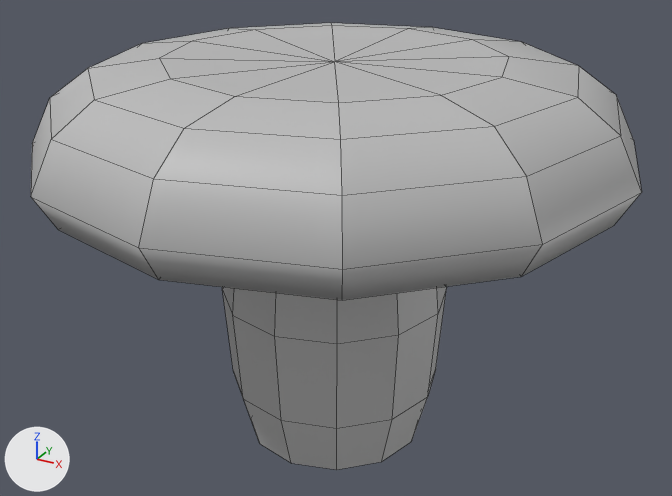
The FBX model BearPrototypes/Assets/Objects/Big_Mushroom.fbx as it was, and as the next commit left it.
Both versions are drawn from a 50 mm lens placed at (5.16, -9.35, 7.19), pointed at (0.0, 0.04, 2.5). The axes (+X, +Y, +Z) are drawn at lower left. The lights are the same throughout. Mesh edges are drawn as thin lines. Where no turn or scale is listed for an object, it has been applied to the vertices.

Names of what the first picture shows: 'BigMushroom'.
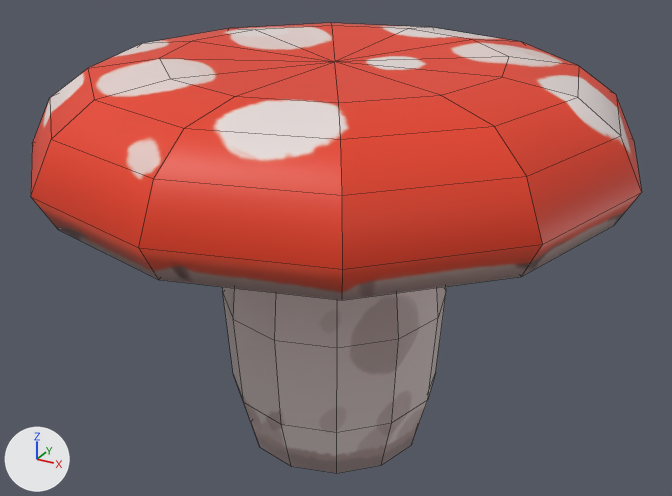
Pixel boxes (x1, y1, x2, y2) of what changed, in the pictures (672 x 496 px):
'BigMushroom', reshaped: before (31, 23, 642, 470); after (31, 23, 642, 473)
part 1 of me_mesh, cut back: before (222, 287, 446, 470); after (223, 287, 446, 473)
part 2 of me_mesh, recoloured (grey to red): (31, 23, 642, 300) in both

Patch to the scene script:
```diff
--- a/BearPrototypes/Assets/Objects/Big_Mushroom.fbx.py
+++ b/BearPrototypes/Assets/Objects/Big_Mushroom.fbx.py
@@ img_misc_png @@
+img_misc_png = load_image('Misc.png', '../../../GameModels/Misc.png', 1080, 1080, 'sRGB')
@@ mat_misc @@
+mat_misc = principled_material('Misc')
+mat_misc.texture = img_misc_png  # with its transparency
@@ me_mesh @@
 # used by ob_bigmushroom; location = (0.0, 0.0, 2.9)
-me_mesh.from_pydata(...)  # 171 vertices, 180 faces; spans x -3.58..3.58, y -3.58..3.58, z -2.9..2.0
+me_mesh.from_pydata(...)  # 170 vertices, 168 faces; spans x -3.58..3.58, y -3.58..3.58, z -2.95..2.0
+# me_mesh part 1
+# 1 vertex is removed from x 0.0, y 0.0, z 1.74
+# 12 faces are deleted
+# 72 vertices in x -1.43..1.43, y -1.43..1.43, z -2.9..1.75 move by (0.0, 0.0, -0.05)
+# 12 vertices in x -1.34..1.34, y -1.34..1.34, z -2.14 move by (0.0, 0.0, -0.06)
+# me_mesh part 2: 168 faces spanning x -3.58..3.58, y -3.58..3.58, z -2.95..2.0 switch from mat_lambert1 (grey #bcbcbc) to mat_misc (picture img_misc_png)
```
